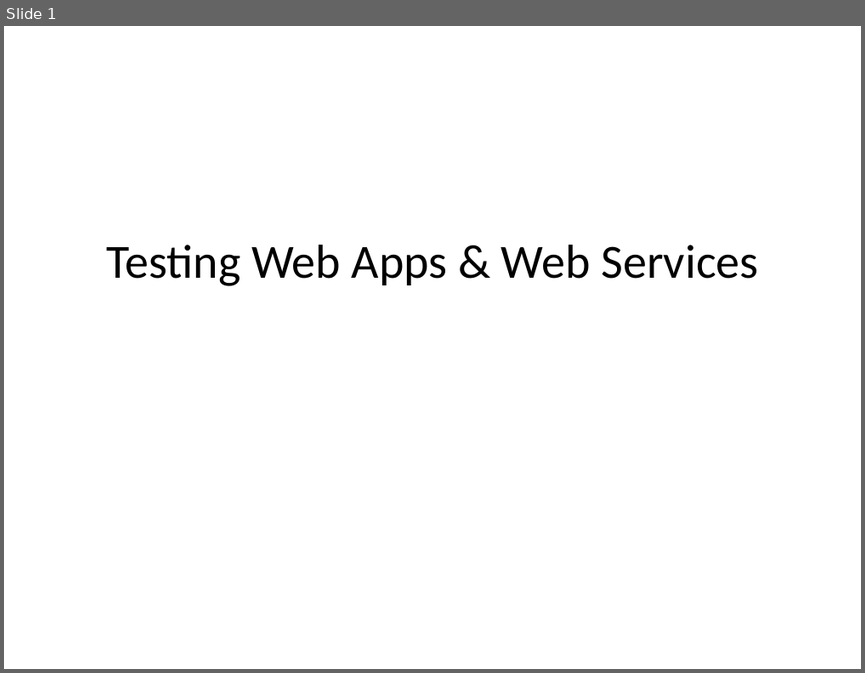
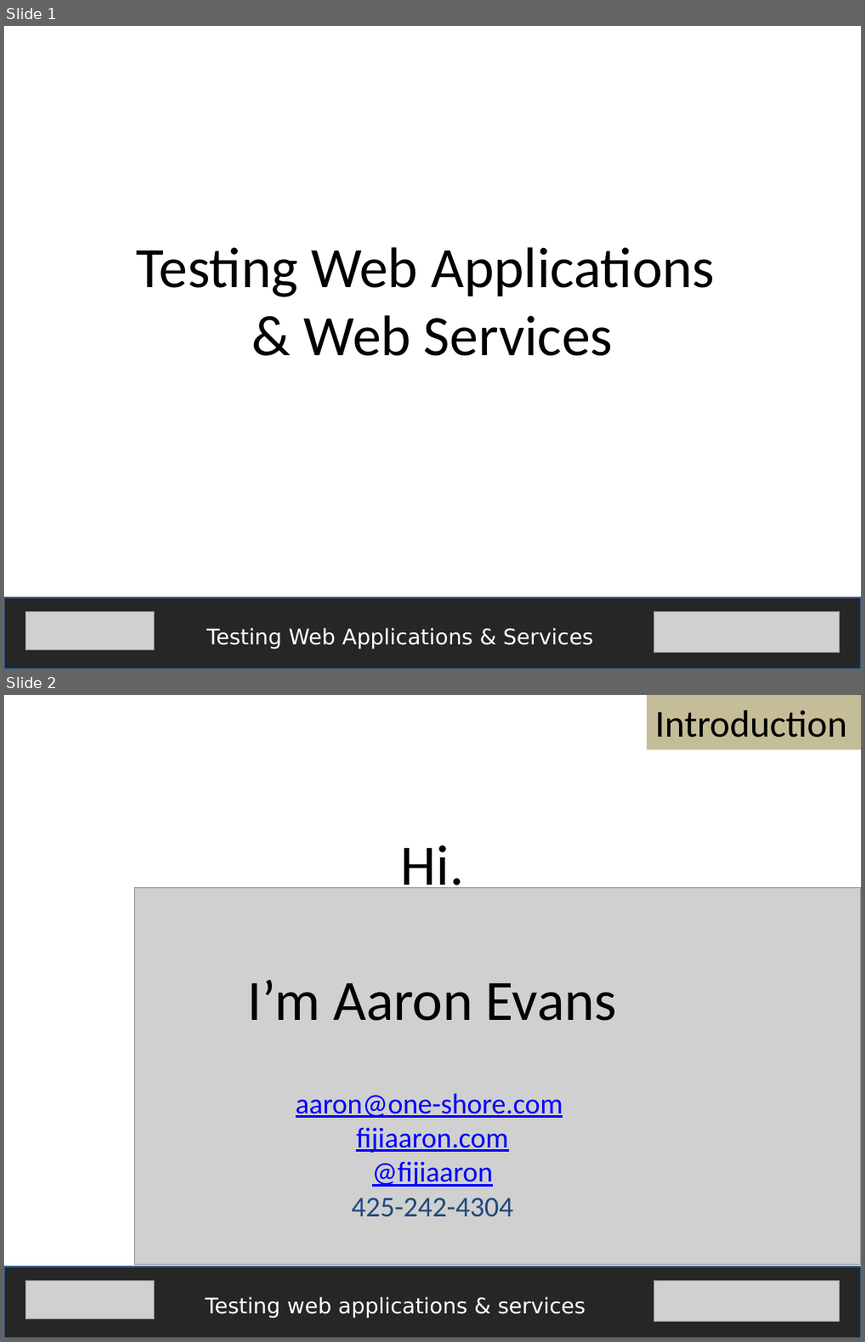
Before and after one commit to fijiaaron/testing-web-apps-and-services, a slide deck: presentations/Introduction.pptx. Shown one above the other, each under a label of ours: slide 1 before the commit, slides 1 and 2 after it. The pictures are 865x673 and 865x1342 pixels, drawn with LibreOffice and Linux fonts; fonts in the diff are those of the drawing; grey boxes stand for pictures. Boxes give left, top, right and bottom in pixels: in the first picture for what was removed or moved away, otherwise in the second. Text is boxed around its words. In the diff, an @@ line names an element or a change of style, - is before the commit and + after.

Commit message:
First presentation (introduction) is done except for minor edits, formatting, and pictures(?) but document still needs some work.

```diff
--- a/presentations/Introduction.pptx
+++ b/presentations/Introduction.pptx
@@ slide 2 added at [4, 695, 861, 1338], background #FFFFFF @@
@@ rectangle added at [647, 695, 861, 750], fill #C4BD97, 32 pt, text #000000 @@
+Introduction
@@ text added at [401, 845, 464, 898], 48 pt, text #000000 @@
+Hi.
@@ picture added at [134, 888, 861, 1264] @@
@@ text added at [248, 980, 617, 1021], 48 pt, text #000000 @@
+I’m Aaron Evans
@@ text added at [296, 1093, 562, 1216], 24 pt, text #0000FF, underline @@
+aaron@one-shore.com
+fijiaaron.com
+@fijiaaron
+425-242-4304
@@ rectangle added at [4, 1266, 861, 1338], fill #262626, outline #3A5F8C 2 pt @@
@@ picture added at [25, 1280, 154, 1319] @@
@@ picture added at [653, 1280, 840, 1321] @@
@@ text added at [205, 1297, 585, 1318], 18 pt, text #FFFFFF @@
+Testing web applications & services
@@ slide 1 changed as well @@
@@ text "Testing Web Applications" at [137, 247, 715, 356]: vertical alignment middle to top @@
@@ text at [137, 247, 715, 356]: text changed; size 40 to 48 pt @@
-Testing Web Apps & Web Services
+Testing Web Applications
+& Web Services
@@ rectangle added at [4, 597, 861, 669], fill #262626, outline #3A5F8C 2 pt @@
@@ picture added at [25, 611, 154, 650] @@
@@ picture added at [653, 611, 840, 652] @@
@@ text added at [206, 628, 593, 649], 18 pt, text #FFFFFF @@
+Testing Web Applications & Services
```
Also in this commit, not shown: 16 other slides added, 13 slides removed, 1 other file.
